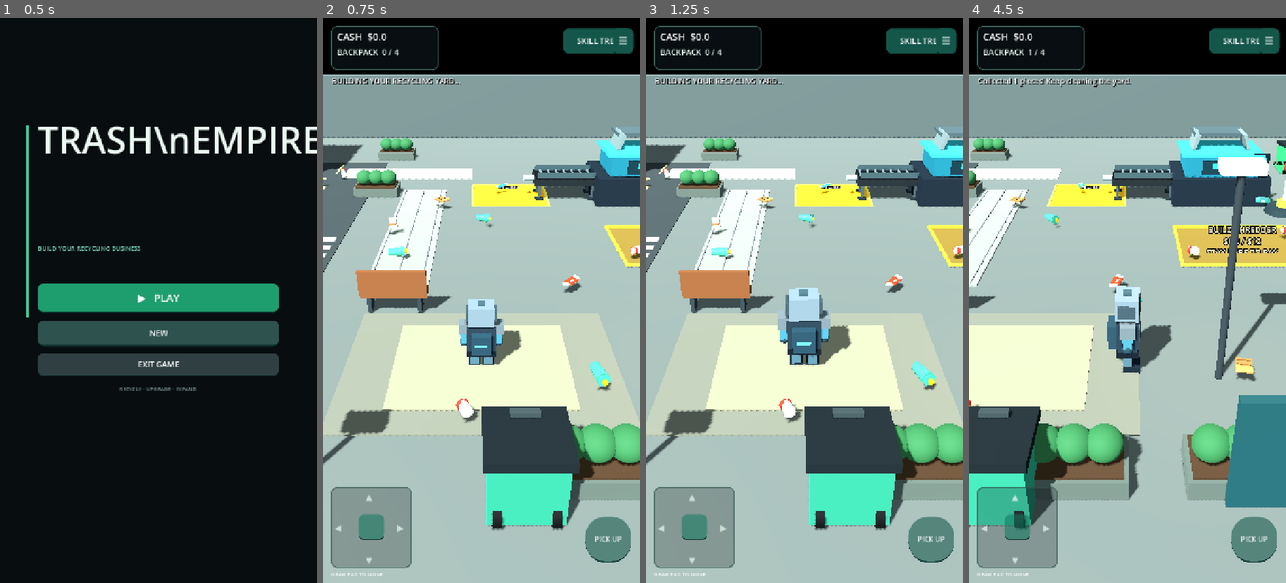
Above: before the commit, frames 1-4 (left to right).
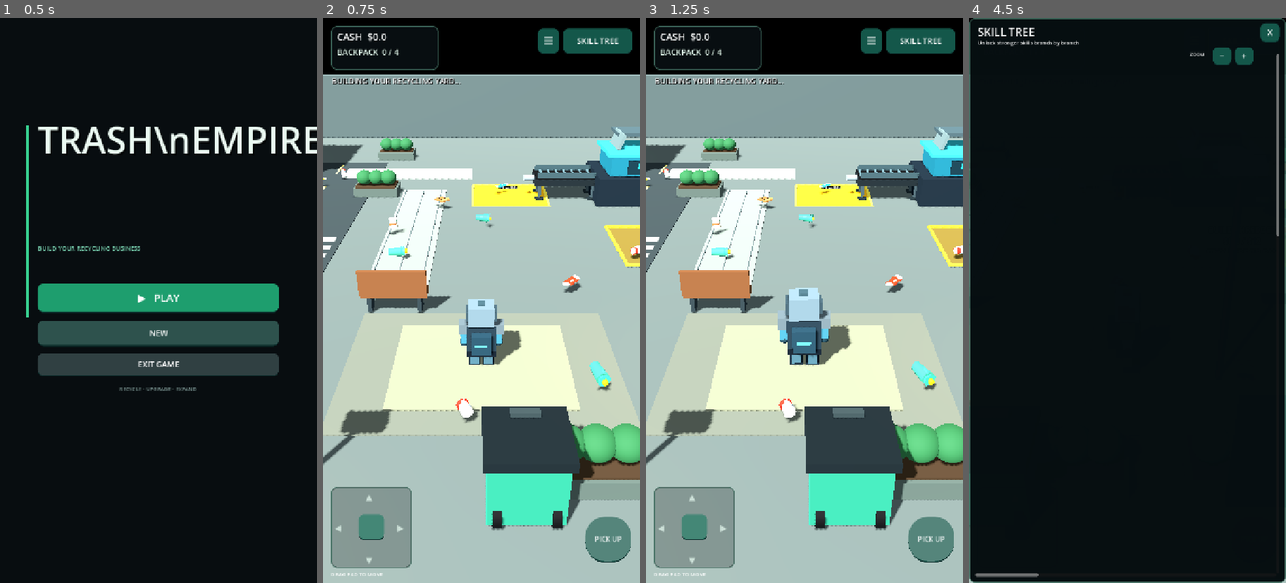
Above: after the commit, the same moments.

Repository: zekainstabot/trash-empire
Game: Godot game, scene res://Scenes/Main.tscn
Two runs of this game, one before a commit and one after it. Both use one fixed random seed, a clock stepped at 60 frames per second and the inputs below.
Inputs (mouse positions are in pixels of both pictures, inside the frame that each line leads up to):
- Up to frame 1 (0.5 s): no input
- Up to frame 2 (0.75 s): click "▶ PLAY" at 0.5 s
- Up to frame 3 (1.25 s): no input
- Up to frame 4 (4.5 s): move the mouse to (1197, 272) at 1.27 s; hold D (move_right) 1.28-2 s; click (1197, 272) at 1.42 s; drag from (1064, 328) to (1111, 413) at 2.02 s; click "PICK UP" at 2.75 s; click "SKILL TREE" at 3.5 s; click "☰" at 4.25 s

Frame 1 is identical in both runs. In frame 2, 0.4% of the frame differs, in the area x 67-99%, y 1-7%; in frame 3, 0.4%; in frame 4, 92%, in the area x 0-100%, y 0-100%.

Commit message:
Separate menu button from skill tree button

Diff:
--- a/Scripts/main.gd
+++ b/Scripts/main.gd
@@ -878,7 +878,7 @@
 	upgrades_button.pressed.connect(_toggle_upgrade_panel)
 
 	# Always-visible pause/menu control in the gameplay HUD.
-	var menu_button := _button("☰", Vector2(-62, 24), Vector2(48, 58), layer)
+	var menu_button := _button("☰", Vector2(-232, 24), Vector2(48, 58), layer)
 	menu_button.anchor_left = 1.0
 	menu_button.anchor_right = 1.0
 	menu_button.add_theme_font_size_override("font_size", 24)
